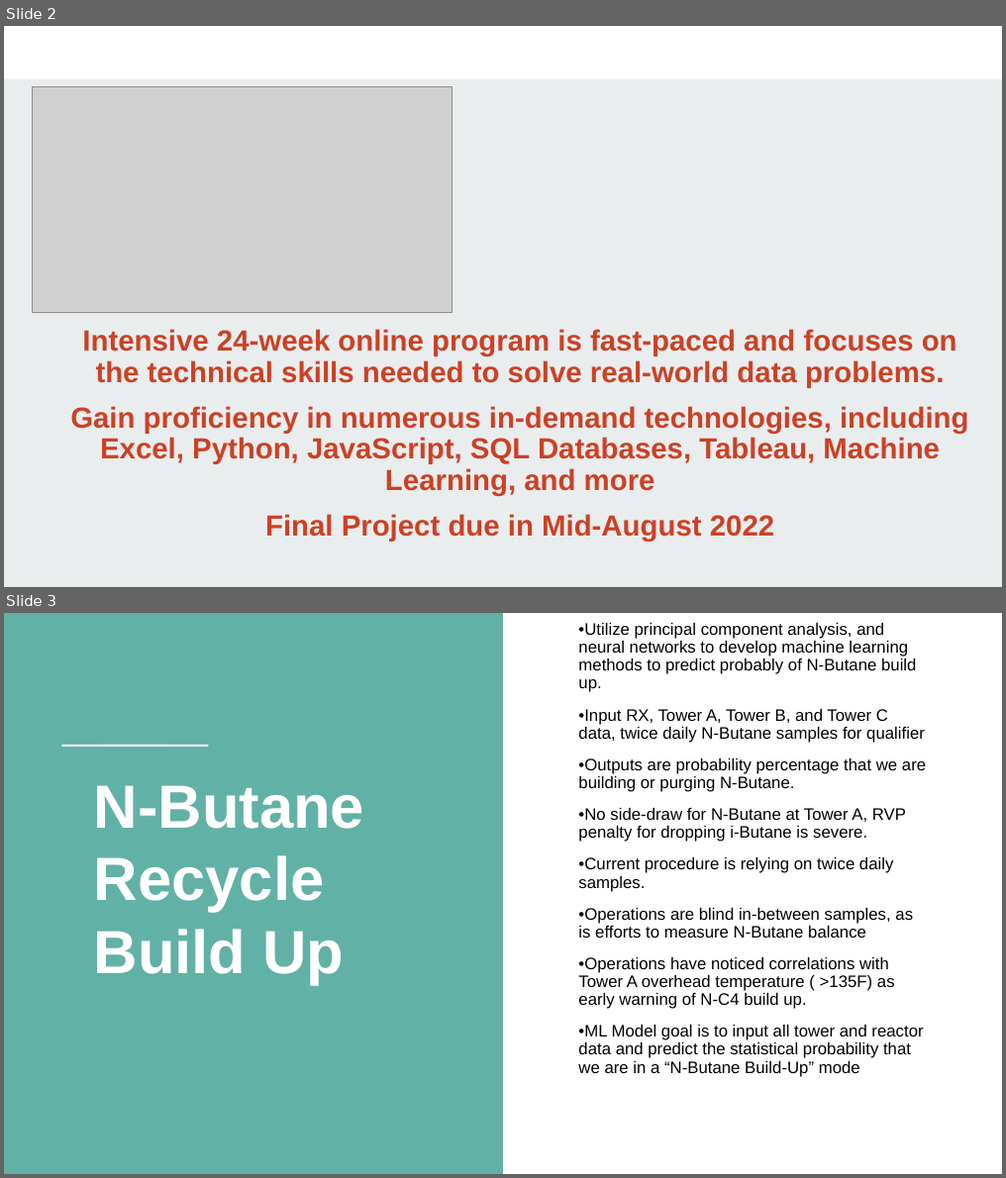
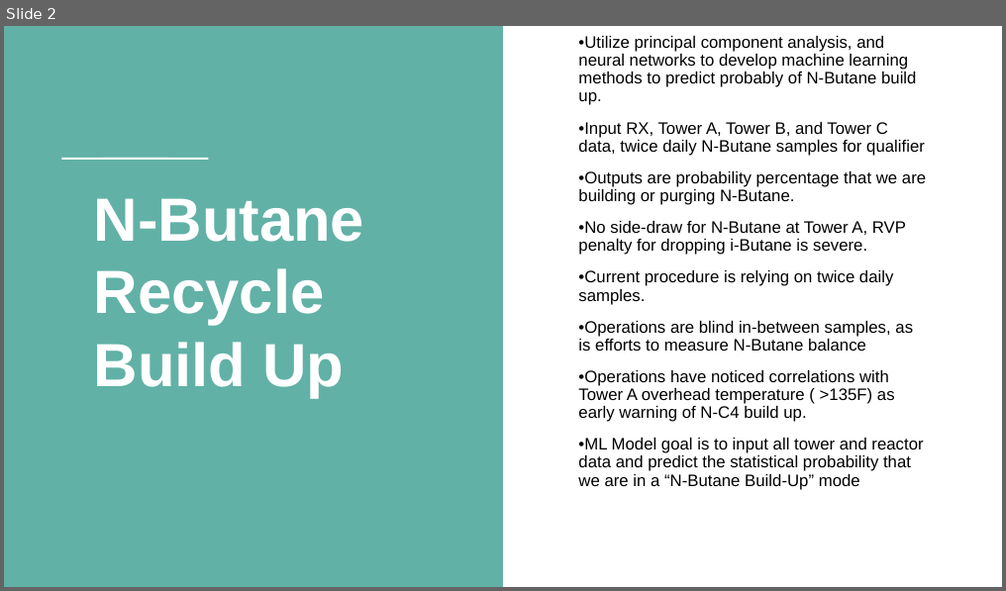
Before and after one commit to Jarney903/Red-ProjectHub, a slide deck: Presentation/Presentation1.pptx. Shown one above the other, each under a label of ours: slides 2 and 3 before the commit, slide 2 after it. The pictures are 1006x1178 and 1006x591 pixels, drawn with LibreOffice and Linux fonts; fonts in the diff are those of the drawing; grey boxes stand for pictures; background and template pictures are left out. Boxes give left, top, right and bottom in pixels: in the first picture for what was removed or moved away, otherwise in the second. Text is boxed around its words. In the diff, an @@ line names an element or a change of style, - is before the commit and + after.

```diff
--- a/Presentation/Presentation1.pptx
+++ b/Presentation/Presentation1.pptx
@@ slide 2 removed at box(4, 26, 1002, 587), background #E9EDEE @@
@@ rectangle removed at box(4, 26, 1002, 78) @@
@@ picture removed at box(33, 86, 453, 312) @@
@@ text removed at box(70, 329, 968, 542) @@
-Intensive 24-week online program is fast-paced and focuses on the technical skills needed to solve real-world data problems.
-Gain proficiency in numerous in-demand technologies, including Excel, Python, JavaScript, SQL Databases, Tableau, Machine Learning, and more
-Final Project due in Mid-August 2022
@@ what was slide 3 is now slide 2 @@
```
Also in this commit, not shown: 1 slide changed.
